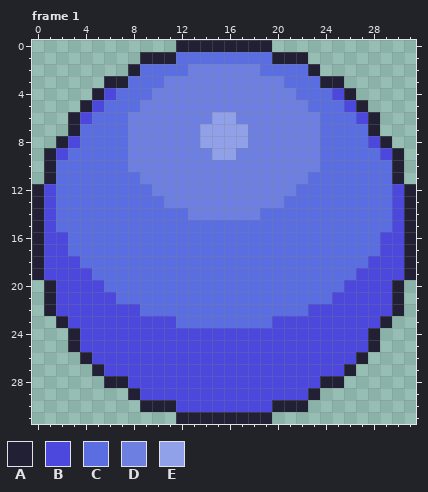
Two states of a pixel-art file, objects/WIP/DZ/Palates/layered ramp.aseprite. The picture above was drawn from the file before the commit.
32x32 pixels, 1 frame. Colours within 5 levels of each other are drawn and written as one. Shown: frame 1. The commit also changed other frames, which this record leaves out.
Visible layers, top first: "gloss" soft light, "highlight1" addition, "shadow" multiply, "Layer 1".
Palette (. is transparent): A #222034  B #4c48dd  C #5b6ee1  D #6d80e1  E #90a0e9
Pixels before, frame 1, first column x 0:
 0 ............AAAAAAAA............
 1 .........AAACCCCCCCCAAA.........
 2 ........ACCCCDDDDDDCCCCA........
 3 ......AACCCDDDDDDDDDDCCCAA......
 4 .....ABCCCDDDDDDDDDDDDCCCBA.....
 5 ....ABCCCDDDDDDDDDDDDDDCCCBA....
 6 ...ABCCCDDDDDDDEEDDDDDDDCCCBA...
 7 ...ACCCCDDDDDDEEEEDDDDDDCCCCA...
 8 ..ABCCCCDDDDDDEEEEDDDDDDCCCCBA..
 9 .ABCCCCCDDDDDDDEEDDDDDDDCCCCCBA.
10 .ACCCCCCDDDDDDDDDDDDDDDDCCCCCCA.
11 .ACCCCCCCDDDDDDDDDDDDDDCCCCCCCA.
12 ABCCCCCCCCDDDDDDDDDDDDCCCCCCCCBA
13 ABCCCCCCCCCDDDDDDDDDDCCCCCCCCCBA
14 ABCCCCCCCCCCCDDDDDDCCCCCCCCCCCBA
15 ABCCCCCCCCCCCCCCCCCCCCCCCCCCCCBA
16 ABBCCCCCCCCCCCCCCCCCCCCCCCCCCBBA
17 ABBCCCCCCCCCCCCCCCCCCCCCCCCCCBBA
18 ABBBCCCCCCCCCCCCCCCCCCCCCCCCBBBA
19 ABBBBCCCCCCCCCCCCCCCCCCCCCCBBBBA
20 .ABBBBCCCCCCCCCCCCCCCCCCCCBBBBA.
21 .ABBBBBCCCCCCCCCCCCCCCCCCBBBBBA.
22 .ABBBBBBBCCCCCCCCCCCCCCBBBBBBBA.
23 ..ABBBBBBBBBCCCCCCCCBBBBBBBBBA..
24 ...ABBBBBBBBBBBBBBBBBBBBBBBBA...
25 ...ABBBBBBBBBBBBBBBBBBBBBBBBA...
26 ....ABBBBBBBBBBBBBBBBBBBBBBA....
27 .....ABBBBBBBBBBBBBBBBBBBBA.....
28 ......AABBBBBBBBBBBBBBBBAA......
29 ........ABBBBBBBBBBBBBBA........
30 .........AAABBBBBBBBAAA.........
31 ............AAAAAAAA............
The result:
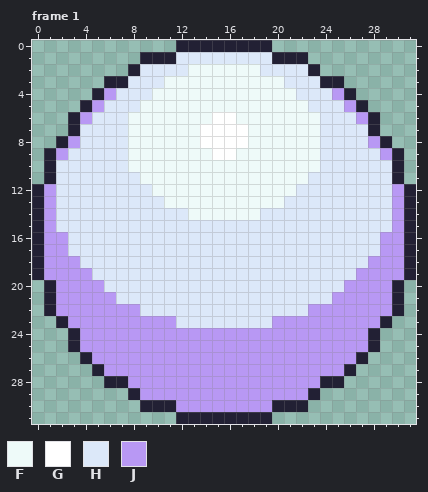
Colours new in this view: F #eefaf9  G #ffffff  H #dce8f9  J #b898f4
The exact change:
layer "gloss" blend soft light -> addition
Changed rows in their new state; - is an unchanged pixel.
Frame 1, layers "gloss", "Layer 1":
first column x 1:
 1 -----------HHHHHHHH-----------
 2 --------HHHHFFFFFFHHHH--------
 3 -------HHHFFFFFFFFFFHHH-------
 4 -----JHHHFFFFFFFFFFFFHHHJ-----
 5 ----JHHHFFFFFFFFFFFFFFHHHJ----
 6 ---JHHHFFFFFFFGGFFFFFFFHHHJ---
 7 ---HHHHFFFFFFGGGGFFFFFFHHHH---
 8 --JHHHHFFFFFFGGGGFFFFFFHHHHJ--
 9 -JHHHHHFFFFFFFGGFFFFFFFHHHHHJ-
10 -HHHHHHFFFFFFFFFFFFFFFFHHHHHH-
11 -HHHHHHHFFFFFFFFFFFFFFHHHHHHH-
12 JHHHHHHHHFFFFFFFFFFFFHHHHHHHHJ
13 JHHHHHHHHHFFFFFFFFFFHHHHHHHHHJ
14 JHHHHHHHHHHHFFFFFFHHHHHHHHHHHJ
15 JHHHHHHHHHHHHHHHHHHHHHHHHHHHHJ
16 JJHHHHHHHHHHHHHHHHHHHHHHHHHHJJ
17 JJHHHHHHHHHHHHHHHHHHHHHHHHHHJJ
18 JJJHHHHHHHHHHHHHHHHHHHHHHHHJJJ
19 JJJJHHHHHHHHHHHHHHHHHHHHHHJJJJ
20 -JJJJHHHHHHHHHHHHHHHHHHHHJJJJ-
21 -JJJJJHHHHHHHHHHHHHHHHHHJJJJJ-
22 -JJJJJJJHHHHHHHHHHHHHHJJJJJJJ-
23 --JJJJJJJJJHHHHHHHHJJJJJJJJJ--
24 ---JJJJJJJJJJJJJJJJJJJJJJJJ---
25 ---JJJJJJJJJJJJJJJJJJJJJJJJ---
26 ----JJJJJJJJJJJJJJJJJJJJJJ----
27 -----JJJJJJJJJJJJJJJJJJJJ-----
28 -------JJJJJJJJJJJJJJJJ-------
29 --------JJJJJJJJJJJJJJ--------
30 -----------JJJJJJJJ-----------
